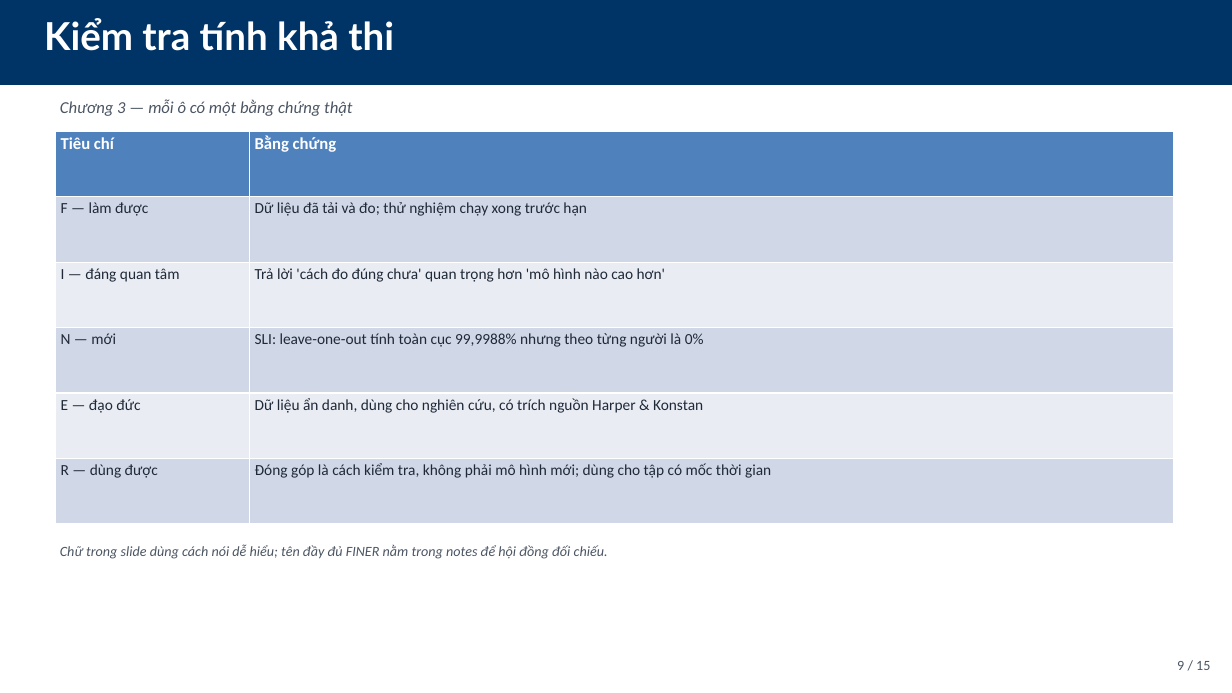
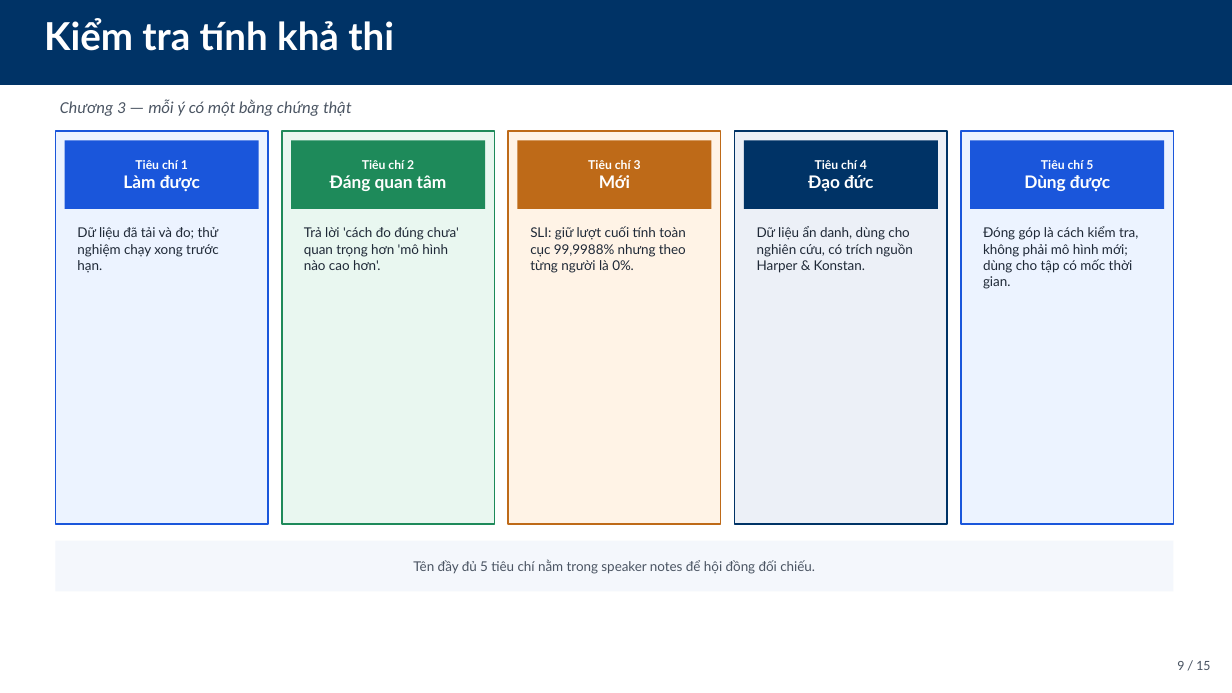
Before and after one commit to StreetParkourZombie/Recommendation_System, a slide deck: slide 9 of docs/Project/Main/Presentation/Slides/PPNCKH_DeCuong_15slides.pptx. Drawn at 1232x693 pixels with LibreOffice and Linux fonts; fonts in the diff are those of the drawing. Boxes give left, top, right and bottom in pixels: in the first picture for what was removed or moved away, otherwise in the second. Text is boxed around its words. In the diff, an @@ line names an element or a change of style, - is before the commit and + after.

```diff
--- a/docs/Project/Main/Presentation/Slides/PPNCKH_DeCuong_15slides.pptx
+++ b/docs/Project/Main/Presentation/Slides/PPNCKH_DeCuong_15slides.pptx
@@ text at <box>60,100,351,116</box>: text changed @@
-Chương 3 — mỗi ô có một bằng chứng thật
+Chương 3 — mỗi ý có một bằng chứng thật
@@ table removed at <box>55,131,1174,524</box>, 6 rows, 2 columns @@
-Tiêu chí | Bằng chứng
-F — làm được | Dữ liệu đã tải và đo; thử nghiệm chạy xong trước hạn
-I — đáng quan tâm | Trả lời 'cách đo đúng chưa' quan trọng hơn 'mô hình nào cao hơn'
-N — mới | SLI: leave-one-out tính toàn cục 99,9988% nhưng theo từng người là 0%
-E — đạo đức | Dữ liệu ẩn danh, dùng cho nghiên cứu, có trích nguồn Harper & Konstan
-R — dùng được | Đóng góp là cách kiểm tra, không phải mô hình mới; dùng cho tập có mốc thời gian
@@ rounded rectangle added at <box>55,131,268,524</box>, fill #ECF3FF, outline #1A56DB 1.25 pt @@
@@ rounded rectangle added at <box>65,140,259,209</box>, fill #1A56DB, 9.5 pt, text #FFFFFF, bold @@
+Tiêu chí 1
+Làm được
@@ rounded rectangle added at <box>282,131,494,524</box>, fill #E9F7F0, outline #1E8A5A 1.25 pt @@
@@ rounded rectangle added at <box>291,140,485,209</box>, fill #1E8A5A, 13.5 pt, text #FFFFFF, bold @@
+Tiêu chí 2
+Đáng quan tâm
@@ rounded rectangle added at <box>508,131,721,524</box>, fill #FFF3E6, outline #BE6A18 1.25 pt @@
@@ rounded rectangle added at <box>518,140,712,209</box>, fill #BE6A18, 9.5 pt, text #FFFFFF, bold @@
+Tiêu chí 3
+Mới
@@ rounded rectangle added at <box>735,131,947,524</box>, fill #ECF0F7, outline #003366 1.25 pt @@
@@ rounded rectangle added at <box>744,140,938,209</box>, fill #003366, 9.5 pt, text #FFFFFF, bold @@
+Tiêu chí 4
+Đạo đức
@@ rounded rectangle added at <box>961,131,1174,524</box>, fill #ECF3FF, outline #1A56DB 1.25 pt @@
@@ rounded rectangle added at <box>970,140,1165,209</box>, fill #1A56DB, 9.5 pt, text #FFFFFF, bold @@
+Tiêu chí 5
+Dùng được
@@ text added at <box>77,227,219,273</box>, 10.5 pt, text #1F2937 @@
+Dữ liệu đã tải và đo; thử nghiệm chạy xong trước hạn.
@@ text added at <box>304,227,459,270</box>, 10.5 pt, text #1F2937 @@
+Trả lời 'cách đo đúng chưa' quan trọng hơn 'mô hình nào cao hơn'.
@@ text added at <box>530,226,686,273</box>, 10.5 pt, text #1F2937 @@
+SLI: giữ lượt cuối tính toàn cục 99,9988% nhưng theo từng người là 0%.
@@ text added at <box>757,226,913,273</box>, 10.5 pt, text #1F2937 @@
+Dữ liệu ẩn danh, dùng cho nghiên cứu, có trích nguồn Harper & Konstan.
@@ text added at <box>983,226,1138,289</box>, 10.5 pt, text #1F2937 @@
+Đóng góp là cách kiểm tra, không phải mô hình mới; dùng cho tập có mốc thời gian.
@@ rounded rectangle "Tên đầy đủ 5 tiêu ...": place and size @@
-rounded rectangle "Tên đầy đủ 5 tiêu ..." at <box>60,544,608,559</box>
+rounded rectangle "Tên đầy đủ 5 tiêu ..." at <box>55,541,1174,592</box>
@@ rounded rectangle "Tên đầy đủ 5 tiêu ..." at <box>55,541,1174,592</box>: vertical alignment top to middle; fill none to #F4F7FC @@
@@ text in rounded rectangle at <box>413,559,815,574</box>: text changed; size 11 to 10.5 pt; font Calibri to Lato; italic off @@
-Chữ trong slide dùng cách nói dễ hiểu; tên đầy đủ FINER nằm trong notes để hội đồng đối chiếu.
+Tên đầy đủ 5 tiêu chí nằm trong speaker notes để hội đồng đối chiếu.
```
Also in this commit, not shown: 13 other slides changed, 35 other files.
